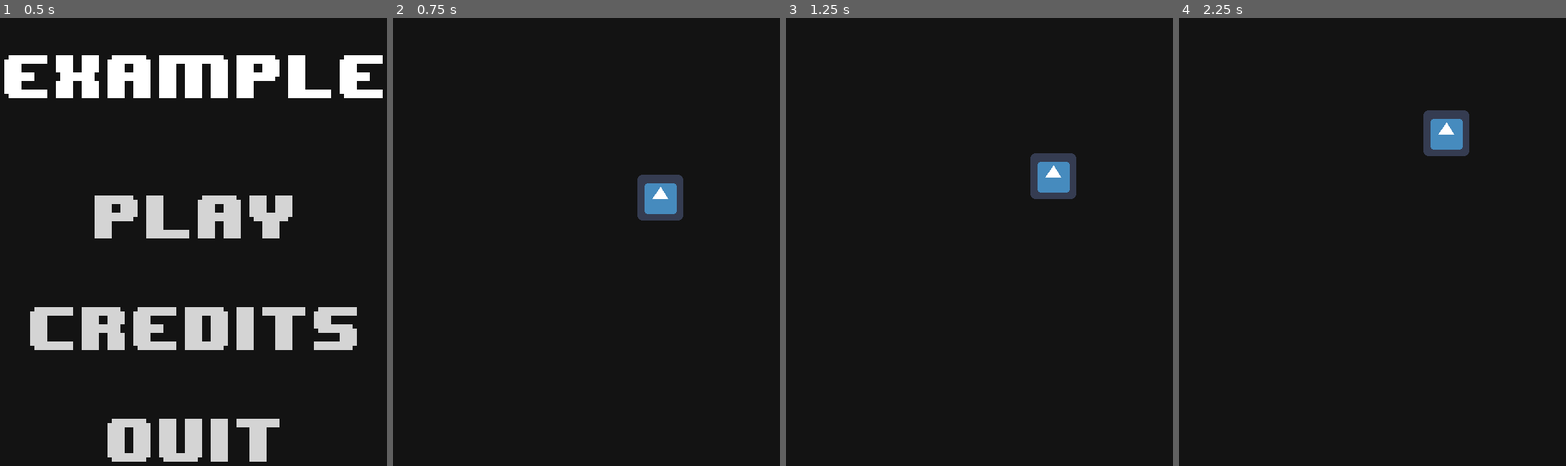
Above: before the commit, frames 1-4 (left to right).
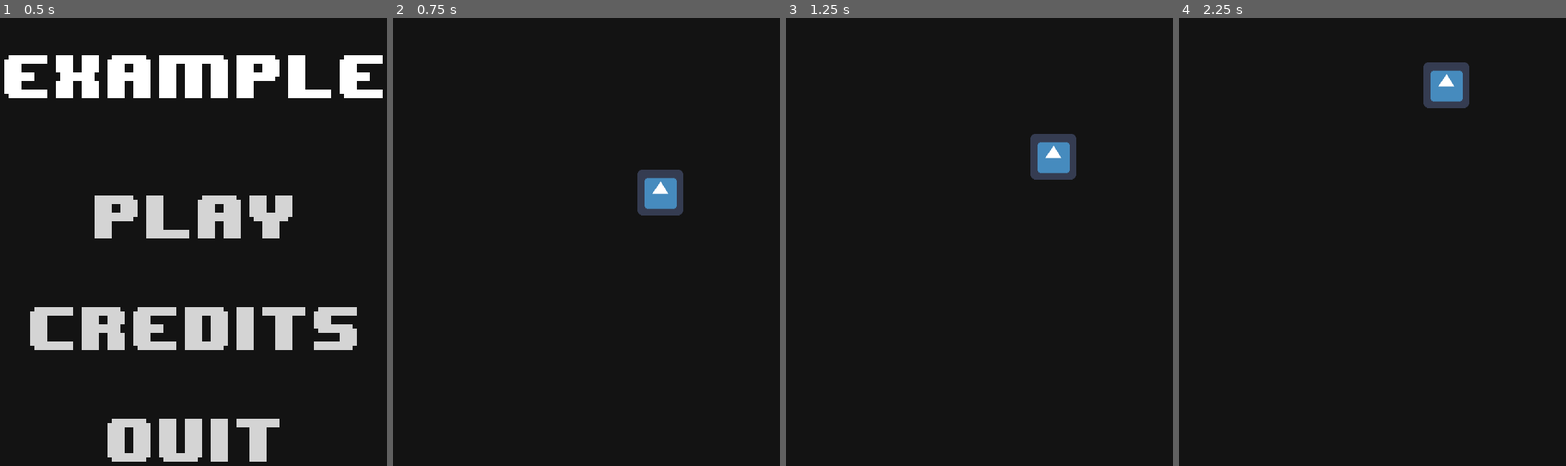
Above: after the commit, the same moments.

Repository: ljhs-games/week-76
Game: Godot game, scene res://scenes/TitleScreen.tscn
The game is run twice, just before and just after one commit, with the same random seed, the same clock (stepped at 60 frames per second) and the same inputs. The engine's default icon, where the game draws it, is replaced by a stand-in: a white triangle on a blue panel in a dark square.
Inputs:
- Up to frame 1 (0.5 s): no input
- Up to frame 2 (0.75 s): click "Play" at 0.5 s
- Up to frame 3 (1.25 s): no input
- Up to frame 4 (2.25 s): no input

Frame 1 is identical in both runs. In frame 2, 0.6% of the frame differs, in the area x 63-75%, y 33-46%; in frame 3, 1.3%; in frame 4, 2.4%, in the area x 63-75%, y 9-31%.

Commit message:
Added Health monitoring functionality to GameState

Diff:
--- a/src/project.godot
+++ b/src/project.godot
@@ -13,6 +13,10 @@
 config/name="Week 76"
 run/main_scene="res://scenes/TitleScreen.tscn"
 config/icon="res://icon.png"
+
+[autoload]
+
+GameState="*res://scenes/GameState.gd"
 
 [display]
 
--- a/src/scenes/Demon.gd
+++ b/src/scenes/Demon.gd
@@ -1,11 +1,11 @@
 extends Area2D
 
-const move_speed = -1
+const move_speed = -100
 const damage = 1
+const max_height = 20
 
 func _process(delta):
-	global_position.y += move_speed
-	if global_position.y <= 20:
+	global_position.y += move_speed * delta
+	if global_position.y <= max_height:
 		queue_free()
-		var health = get_parent().max_health
-		health -= damage
+		GameState.health -= damage
--- a/src/scenes/Game State.gd
+++ /dev/null
@@ -1,2 +0,0 @@
-extends Node2D
-const max_health = 100
--- a/src/scenes/Game.tscn
+++ b/src/scenes/Game.tscn
@@ -1,6 +1,6 @@
 [gd_scene load_steps=6 format=2]
 
-[ext_resource path="res://scenes/Game State.gd" type="Script" id=1]
+[ext_resource path="res://scenes/GameState.gd" type="Script" id=1]
 [ext_resource path="res://nodes/escape-listener/EscapeListener.tscn" type="PackedScene" id=2]
 [ext_resource path="res://scenes/Demon.gd" type="Script" id=3]
 [ext_resource path="res://icon.png" type="Texture" id=4]
@@ -10,7 +10,7 @@
 custom_solver_bias = 0.0
 extents = Vector2( 10, 10 )
 
-[node name="Game State" type="Node2D" index="0"]
+[node name="GameState" type="Node2D" index="0"]
 
 script = ExtResource( 1 )
 
--- /dev/null
+++ b/src/scenes/GameState.gd
@@ -0,0 +1,14 @@
+extends Node2D
+
+signal health_changed
+signal game_over
+
+const max_health = 100
+var health = max_health
+
+func _ready():
+	if health == health - 1:
+		print("K")
+		emit_signal("health_changed")
+	elif health <= 0:
+		emit_signal("game_over")
